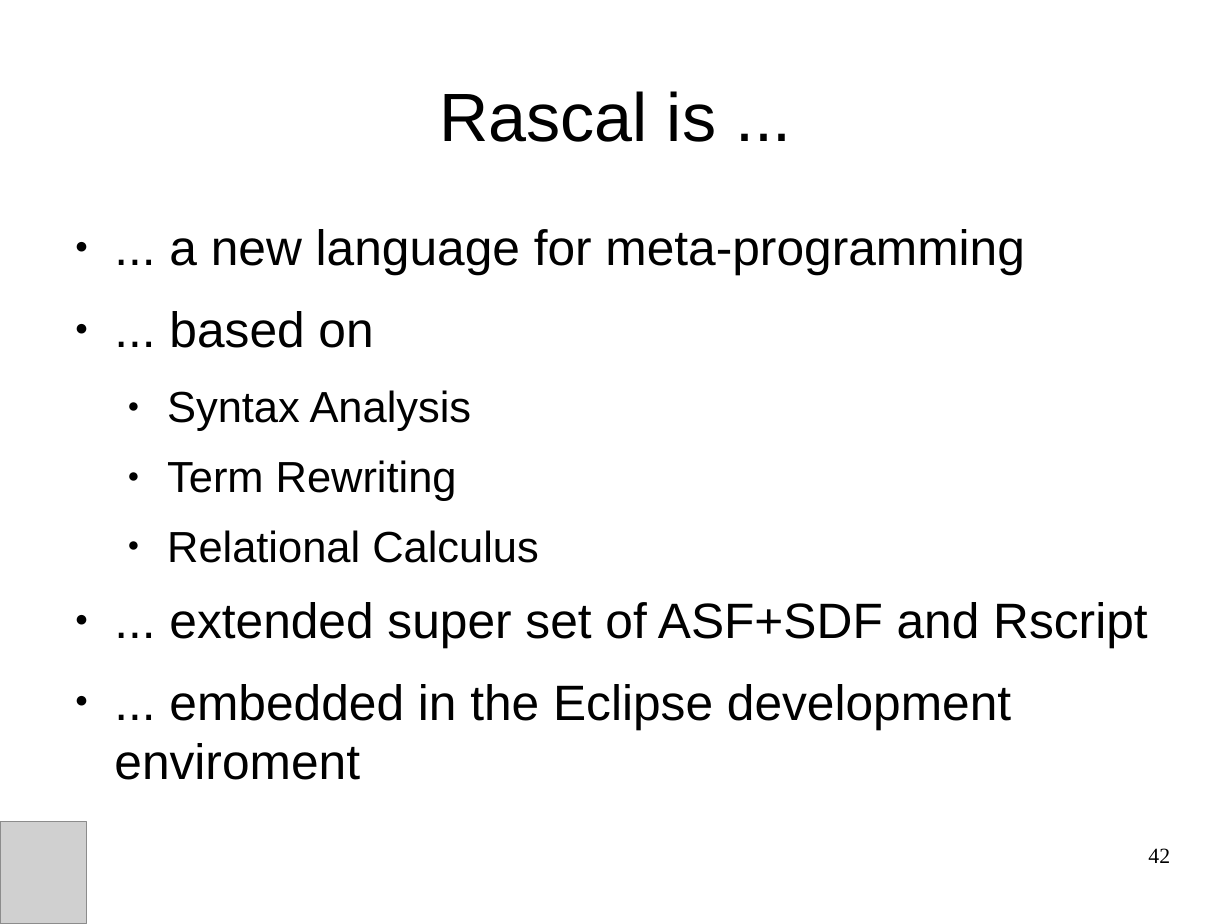
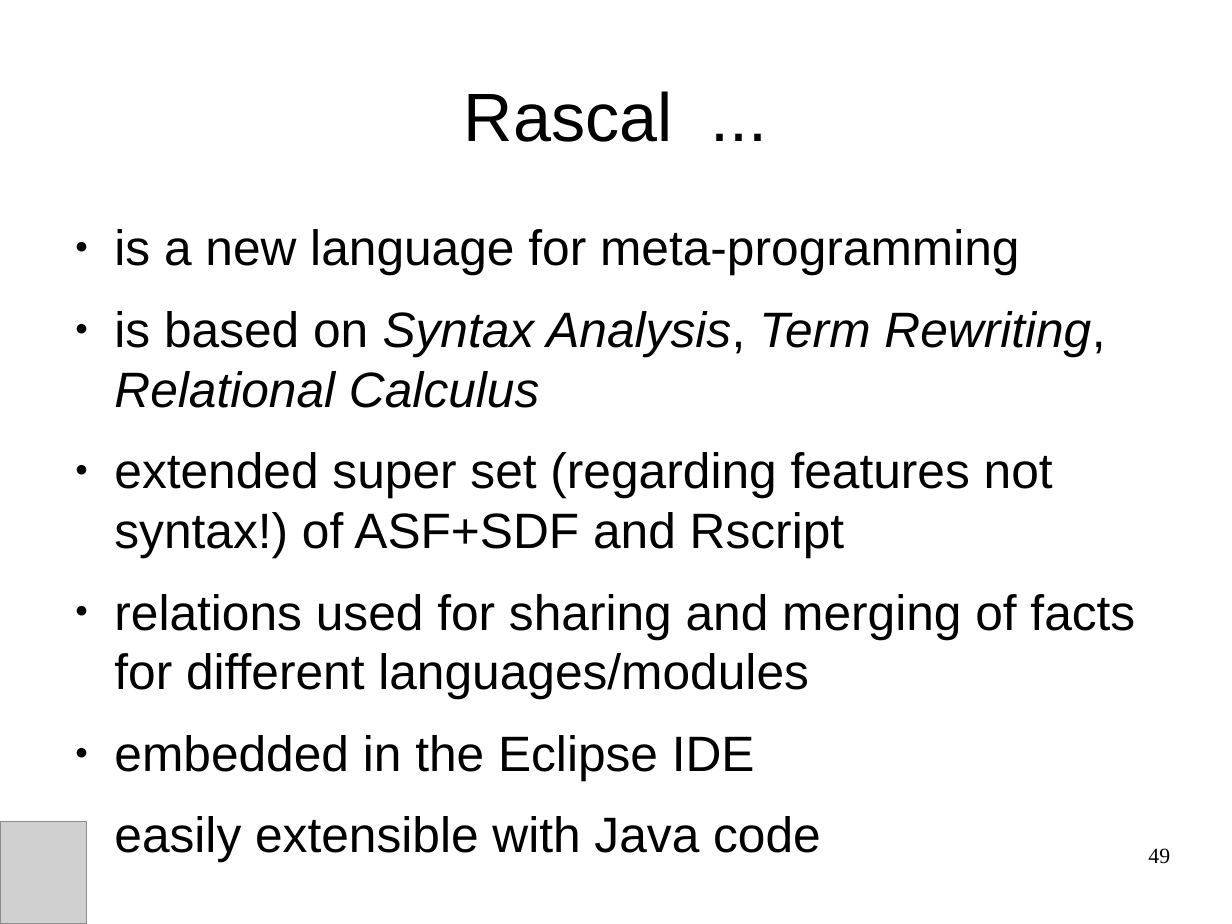
Before and after one commit to cwi-swat/meta-environment, a slide deck: slide 49 of meta-doc/analysis/rascal-slides/rascal-slides.odp (slide 42 before the commit). Drawn at 1232x924 pixels with LibreOffice and Linux fonts; fonts in the diff are those of the drawing; grey boxes stand for pictures; background and template pictures are left out. Boxes give left, top, right and bottom in pixels: in the first picture for what was removed or moved away, otherwise in the second. Text is boxed around its words. In the diff, an @@ line names an element or a change of style, - is before the commit and + after.

```diff
--- a/meta-doc/analysis/rascal-slides/rascal-slides.odp
+++ b/meta-doc/analysis/rascal-slides/rascal-slides.odp
@@ title at [464,91,673,142]: text changed @@
-Rascal is ...
+Rascal ...
@@ text at [114,229,1135,780]: text changed @@
-● ... a new language for meta-programming
-● ... based on
-  ● Syntax Analysis
-  ● Term Rewriting
-  ● Relational Calculus
-● ... extended super set of ASF+SDF and Rscript
-● ... embedded in the Eclipse development enviroment
+● is a new language for meta-programming
+● is based on Syntax Analysis, Term Rewriting, Relational Calculus
+● extended super set (regarding features not syntax!) of ASF+SDF and Rscript
+● relations used for sharing and merging of facts for different languages/modules
+● embedded in the Eclipse IDE
+● easily extensible with Java code
@@ page number at [1148,848,1170,864]: text changed @@
-42
+49
```
Also in this commit, not shown: 22 other slides changed, 21 slides added, 10 slides removed.
